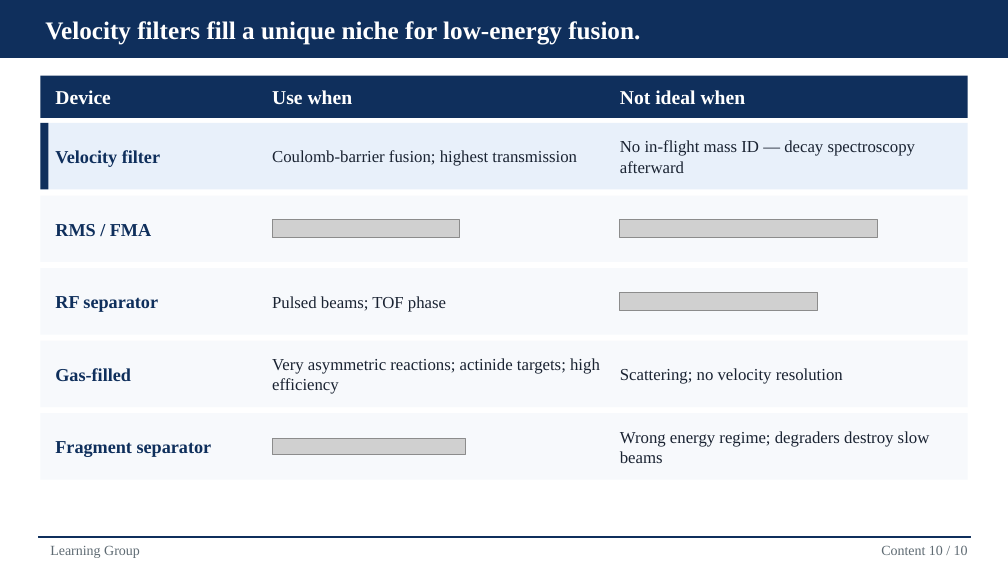
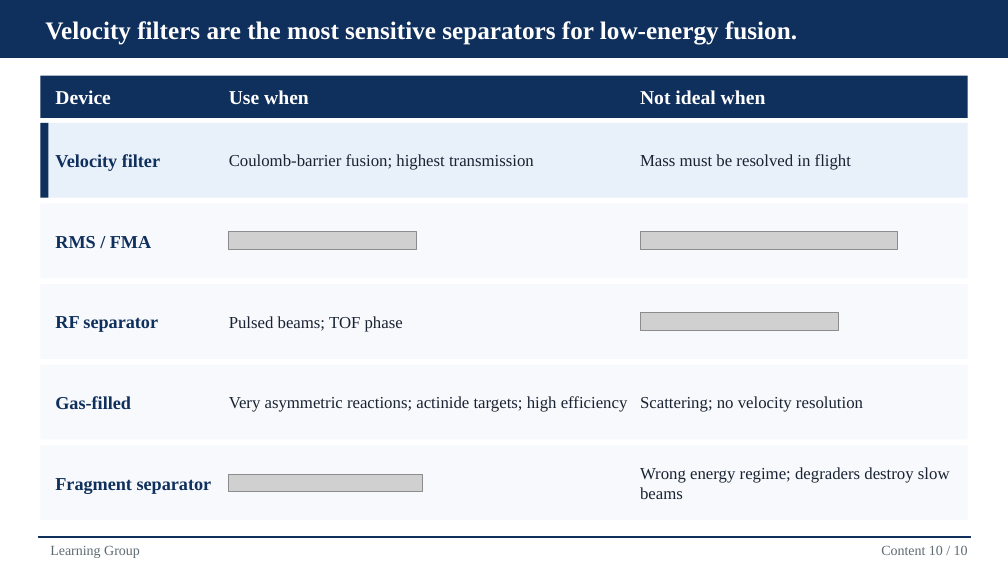
Before and after one commit to Edfghdrtxxx/OrbitOS, a slide deck: slide 18 of 70_Presentations/717_Learning Group-20260916/Velocity Filters.pptx (slide 17 before the commit). Drawn at 1008x567 pixels with LibreOffice and Linux fonts; fonts in the diff are those of the drawing; grey boxes stand for pictures. Boxes give left, top, right and bottom in pixels: in the first picture for what was removed or moved away, otherwise in the second. Text is boxed around its words. In the diff, an @@ line names an element or a change of style, - is before the commit and + after.

```diff
--- a/70_Presentations/717_Learning Group-20260916/Velocity Filters.pptx
+++ b/70_Presentations/717_Learning Group-20260916/Velocity Filters.pptx
@@ text at bbox=[45, 21, 797, 45]: text changed @@
-Velocity filters fill a unique niche for low-energy fusion.
+Velocity filters are the most sensitive separators for low-energy fusion.
@@ text "Use when": place and size @@
-text "Use when" at bbox=[272, 90, 353, 105]
+text "Use when" at bbox=[229, 90, 309, 105]
@@ text "Not ideal when": place and size @@
-text "Not ideal when" at bbox=[620, 90, 746, 105]
+text "Not ideal when" at bbox=[640, 90, 766, 105]
@@ rectangle: place and size @@
-rectangle at bbox=[40, 123, 968, 190]
+rectangle at bbox=[40, 123, 968, 198]
@@ rectangle: place and size @@
-rectangle at bbox=[40, 123, 48, 190]
+rectangle at bbox=[40, 123, 48, 198]
@@ text "Velocity filter": place and size @@
-text "Velocity filter" at bbox=[55, 150, 160, 167]
+text "Velocity filter" at bbox=[55, 154, 160, 171]
@@ text "Coulomb-barrier fusion; highest transmission": place and size @@
-text "Coulomb-barrier fusion; highest transmission" at bbox=[272, 150, 577, 166]
+text "Coulomb-barrier fusion; highest transmission" at bbox=[229, 154, 534, 170]
@@ text at bbox=[640, 154, 851, 170]: text changed @@
-No in-flight mass ID — decay spectroscopy afterward
+Mass must be resolved in flight
@@ rectangle: place and size @@
-rectangle at bbox=[40, 196, 968, 262]
+rectangle at bbox=[40, 204, 968, 278]
@@ text "RMS / FMA": place and size @@
-text "RMS / FMA" at bbox=[55, 224, 151, 236]
+text "RMS / FMA" at bbox=[55, 236, 151, 248]
@@ picture: place and size @@
-picture at bbox=[272, 220, 460, 238]
+picture at bbox=[229, 232, 416, 250]
@@ picture: place and size @@
-picture at bbox=[620, 220, 878, 238]
+picture at bbox=[640, 232, 898, 250]
@@ rectangle: place and size @@
-rectangle at bbox=[40, 268, 968, 335]
+rectangle at bbox=[40, 284, 968, 359]
@@ text "RF separator": place and size @@
-text "RF separator" at bbox=[55, 296, 158, 312]
+text "RF separator" at bbox=[55, 316, 158, 332]
@@ text "Pulsed beams; TOF phase": place and size @@
-text "Pulsed beams; TOF phase" at bbox=[272, 296, 446, 312]
+text "Pulsed beams; TOF phase" at bbox=[229, 316, 403, 332]
@@ picture: place and size @@
-picture at bbox=[620, 292, 817, 310]
+picture at bbox=[640, 312, 838, 331]
@@ rectangle: place and size @@
-rectangle at bbox=[40, 341, 968, 407]
+rectangle at bbox=[40, 365, 968, 439]
@@ text "Gas-filled": place and size @@
-text "Gas-filled" at bbox=[55, 368, 131, 381]
+text "Gas-filled" at bbox=[55, 396, 131, 409]
@@ text "Very asymmetric reactions; actinide targets; ..." rewrapped from bbox=[272, 358, 600, 394] to bbox=[229, 396, 628, 412] @@
@@ text "Scattering; no velocity resolution": place and size @@
-text "Scattering; no velocity resolution" at bbox=[620, 368, 843, 384]
+text "Scattering; no velocity resolution" at bbox=[640, 396, 863, 412]
@@ rectangle: place and size @@
-rectangle at bbox=[40, 413, 968, 480]
+rectangle at bbox=[40, 446, 968, 520]
@@ text "Fragment separator": place and size @@
-text "Fragment separator" at bbox=[55, 441, 212, 457]
+text "Fragment separator" at bbox=[55, 478, 212, 494]
@@ picture: place and size @@
-picture at bbox=[272, 438, 466, 456]
+picture at bbox=[229, 475, 422, 492]
@@ text "Wrong energy regime; degraders destroy ...": place and size @@
-text "Wrong energy regime; degraders destroy ..." at bbox=[620, 431, 930, 463]
+text "Wrong energy regime; degraders destroy ..." at bbox=[640, 467, 950, 499]
```
Also in this commit, not shown: 10 other slides changed, 1 slide added, 41 other files.
